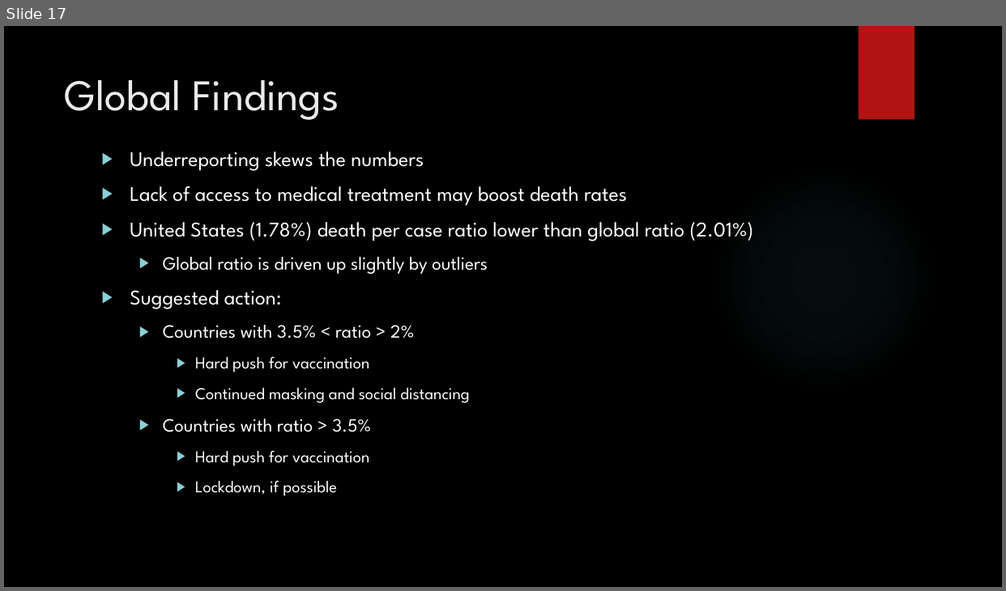
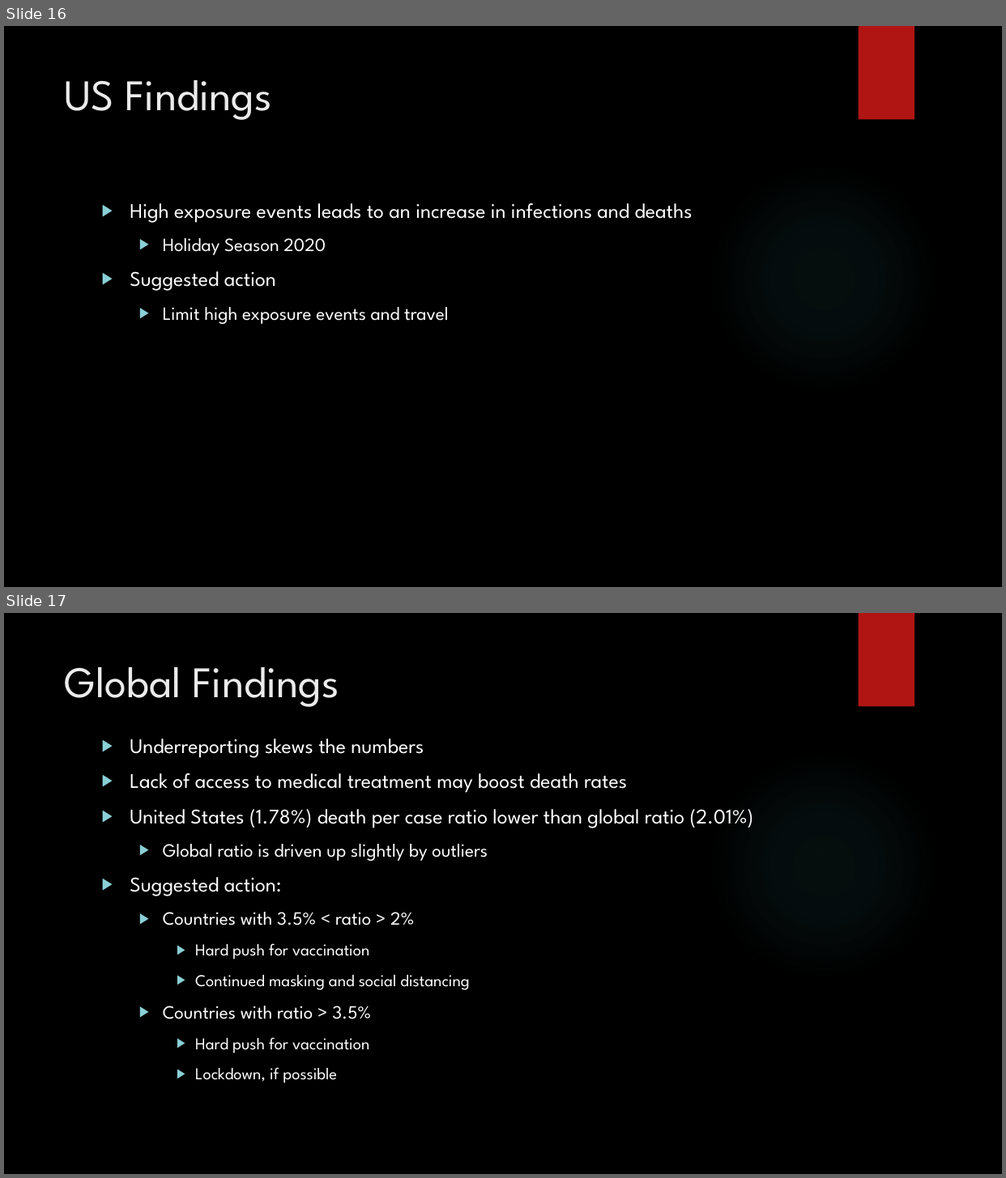
Before and after one commit to GabrielMichaelKlein/p2-Group-1, a slide deck: P2 – Group 1.pptx. Shown one above the other, each under a label of ours: slide 17 before the commit, slides 16 and 17 after it. The pictures are 1006x591 and 1006x1178 pixels, drawn with LibreOffice and Linux fonts; fonts in the diff are those of the drawing; background and template pictures are left out. Boxes give left, top, right and bottom in pixels: in the first picture for what was removed or moved away, otherwise in the second. Text is boxed around its words. In the diff, an @@ line names an element or a change of style, - is before the commit and + after.

Commit message:
Added a bit to the findings on ppt

```diff
--- a/P2 – Group 1.pptx
+++ b/P2 – Group 1.pptx
@@ slide 16 added at box(4, 26, 1002, 587), background picture (left out); not listed: 2 template elements that a slide beside it also shows @@
@@ title added at box(65, 80, 272, 120), 42 pt, text #EBEBEB @@
+US Findings
@@ text added at box(130, 203, 692, 324), 20 pt, text #FFFFFF @@
+▶ High exposure events leads to an increase in infections and deaths
+  ▶ Holiday Season 2020
+▶ Suggested action
+  ▶ Limit high exposure events and travel
```
Also in this commit, not shown: 1 slide removed.
